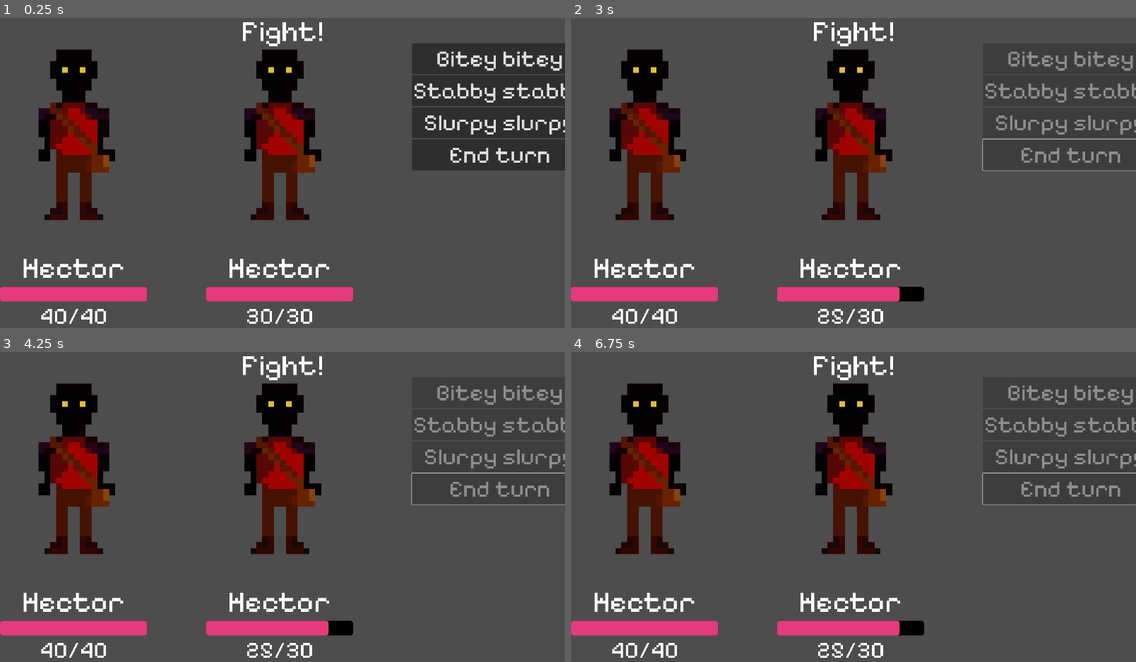
Above: before the commit, frames 1-4 (two rows, left to right).
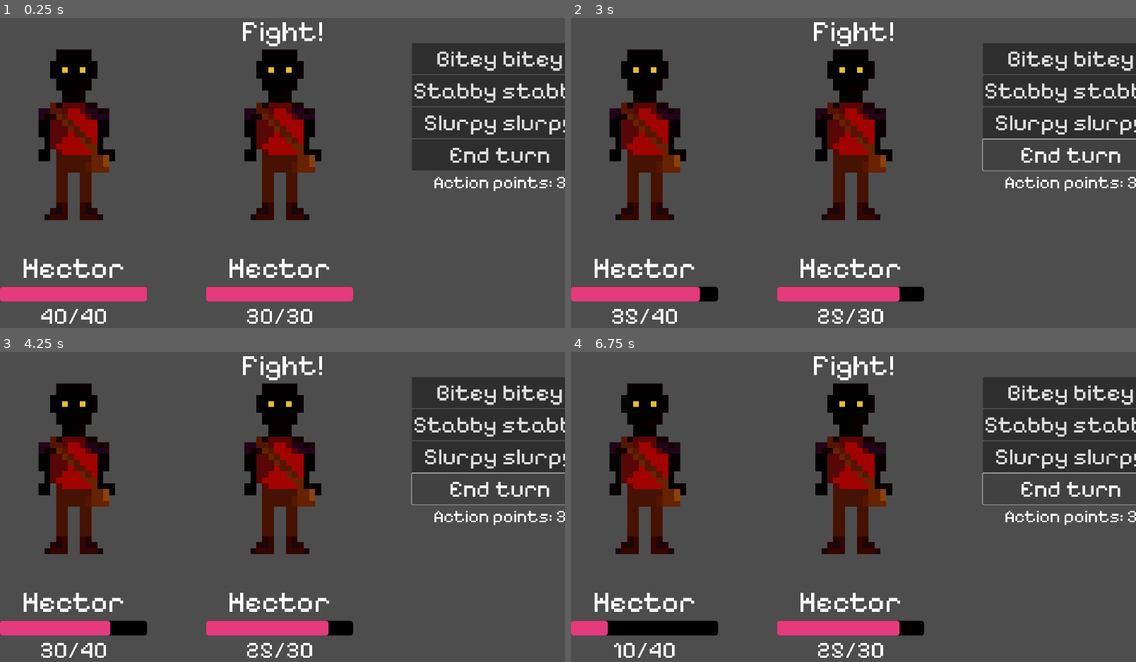
Above: after the commit, the same moments.

Repository: ostev/gamejam
Game: Godot game, scene res://scenes/BattleInterface.tscn
Same seed, same stepped clock (60 frames per second), same inputs: the game is played once before the commit and once after it. This scene is started directly instead of the project's main scene.
Inputs:
- Up to frame 1 (0.25 s): no input
- Up to frame 2 (3 s): click "Bitey bitey" at 0.5 s; click "Stabby stabby" at 1.25 s; click "Slurpy slurpy" at 2 s; click "End turn" at 2.75 s
- Up to frame 3 (4.25 s): tap Enter at 3.5 s; hold D (right) from 3.53 s (still down)
- Up to frame 4 (6.75 s): tap Space at 4.25, 5.75 s; release D (right) at 4.28 s; hold S (backward) 4.28-5.03 s; tap Enter at 5, 6.5 s; hold D (right) 5.03-5.78 s; hold W (forward) 5.78-6.53 s; hold A (left) from 6.53 s (still down)

The runs differ from the first frame. In frame 1, 0.3% of the frame differs, in the area x 76-100%, y 51-56%; in frame 2, 2.1%; in frame 3, 2.3%; in frame 4, 3.2%, in the area x 6-100%, y 10-99%.
Error before the commit: Invalid access to property or key 'act' on a base object of type 'Control (CombatantUI)'. (res://src/EncounterUIManager.gd:32)

Commit message:
Work on combat UI

Diff:
--- a/scenes/BattleInterface.tscn
+++ b/scenes/BattleInterface.tscn
@@ -87,31 +87,37 @@
 [node name="CombatantUI2" parent="MarginContainer/HBoxContainer" instance=ExtResource("1_7moto")]
 layout_mode = 2
 
-[node name="ButtonsContainer" type="VBoxContainer" parent="MarginContainer/HBoxContainer"]
+[node name="VBoxContainer" type="VBoxContainer" parent="MarginContainer/HBoxContainer"]
 layout_mode = 2
 
-[node name="Button" type="Button" parent="MarginContainer/HBoxContainer/ButtonsContainer"]
+[node name="ButtonsContainer" type="VBoxContainer" parent="MarginContainer/HBoxContainer/VBoxContainer"]
+layout_mode = 2
+
+[node name="Button" type="Button" parent="MarginContainer/HBoxContainer/VBoxContainer/ButtonsContainer"]
 layout_mode = 2
 theme_override_font_sizes/font_size = 80
 text = "Bitey bitey"
 
-[node name="Button2" type="Button" parent="MarginContainer/HBoxContainer/ButtonsContainer"]
+[node name="Button2" type="Button" parent="MarginContainer/HBoxContainer/VBoxContainer/ButtonsContainer"]
 layout_mode = 2
 theme_override_font_sizes/font_size = 80
 text = "Stabby stabby"
 
-[node name="Button3" type="Button" parent="MarginContainer/HBoxContainer/ButtonsContainer"]
+[node name="Button3" type="Button" parent="MarginContainer/HBoxContainer/VBoxContainer/ButtonsContainer"]
 layout_mode = 2
 theme_override_font_sizes/font_size = 80
 text = "Slurpy slurpy"
 
-[node name="Button4" type="Button" parent="MarginContainer/HBoxContainer/ButtonsContainer"]
+[node name="Button4" type="Button" parent="MarginContainer/HBoxContainer/VBoxContainer/ButtonsContainer"]
 layout_mode = 2
 theme_override_font_sizes/font_size = 80
 text = "End turn"
 
-[node name="VBoxContainer" type="VBoxContainer" parent="MarginContainer/HBoxContainer"]
+[node name="ActionPointsLabel" type="Label" parent="MarginContainer/HBoxContainer/VBoxContainer"]
 layout_mode = 2
+theme_override_font_sizes/font_size = 60
+text = "Action points: 3"
+horizontal_alignment = 1
 
-[connection signal="pressed" from="MarginContainer/HBoxContainer/ButtonsContainer/Button" to="." method="_on_bitey_button_pressed"]
-[connection signal="pressed" from="MarginContainer/HBoxContainer/ButtonsContainer/Button4" to="." method="_on_end_turn_pressed"]
+[connection signal="pressed" from="MarginContainer/HBoxContainer/VBoxContainer/ButtonsContainer/Button" to="." method="_on_bitey_button_pressed"]
+[connection signal="pressed" from="MarginContainer/HBoxContainer/VBoxContainer/ButtonsContainer/Button4" to="." method="_on_end_turn_pressed"]
--- a/src/CombatantUI.gd
+++ b/src/CombatantUI.gd
@@ -30,3 +30,6 @@
     hp = new_hp
     health_bar.value = new_hp
     health_label.text = "%s/%s" % [new_hp, details.max_hp]
+
+func act(other: CombatantUI) -> void:
+    other.damage(5)
--- a/src/EncounterUIManager.gd
+++ b/src/EncounterUIManager.gd
@@ -4,33 +4,54 @@
 @onready var combatant1: CombatantUI = $MarginContainer/HBoxContainer/CombatantUI1
 @onready var combatant2: CombatantUI = $MarginContainer/HBoxContainer/CombatantUI2
 
-@onready var button_container: VBoxContainer = $MarginContainer/HBoxContainer/ButtonsContainer
+@onready var button_container: VBoxContainer = $MarginContainer/HBoxContainer/VBoxContainer/ButtonsContainer
+
+@onready var action_points_label: Label = $MarginContainer/HBoxContainer/VBoxContainer/ActionPointsLabel
 
 var turn_index: int = 0
 
+const MAX_ACTION_POINTS: int = 3
+
+var action_points: int = 0
+
 func _ready() -> void:
-	set_combatant_details(0, combatant1)
-	set_combatant_details(1, combatant2)
+    set_combatant_details(0, combatant1)
+    set_combatant_details(1, combatant2)
+    _set_action_points(3)
 
 func set_combatant_details(index: int, combatant: CombatantUI) -> void:
-	combatant.details = encounter.combatants[index]
-	combatant.set_details()
+    combatant.details = encounter.combatants[index]
+    combatant.set_details()
 
 func _is_player_turn() -> bool:
-	return turn_index % 2 == 0
+    return turn_index % 2 == 0
 
 func _on_end_turn_pressed() -> void:
-	_next_turn()
+    _next_turn()
 
 func _next_turn() -> void:
-	turn_index += 1
+    _set_action_points(MAX_ACTION_POINTS)
+    turn_index += 1
 
-	for button in button_container.get_children():
-		button.disabled = !_is_player_turn()
+    for button in button_container.get_children():
+        button.disabled = !_is_player_turn()
 
-	if !_is_player_turn():
-		combatant2.act
+    if !_is_player_turn():
+        combatant2.act(combatant1)
+        _next_turn()
+
+func _set_action_points(new_action_points: int) -> void:
+    action_points = new_action_points
+    action_points_label.text = "Action points: %s" % action_points
 
 
+func _perform_action():
+    _set_action_points(action_points - 2)
+
+func _can_perform_action() -> bool:
+    return action_points > 2
+
 func _on_bitey_button_pressed() -> void:
-	combatant2.damage(5)
+    if _can_perform_action():
+        _perform_action()
+        combatant2.damage(5)
Not shown, added: assets/bone_man.png.import
Not shown, added: assets/fireenemy_spritesheet.png.import
Not shown, added: assets/hector_spritesheet.png.import
Not shown, added: assets/slime_spritesheet.png.import
Not shown, added: assets/title_art.png.import
